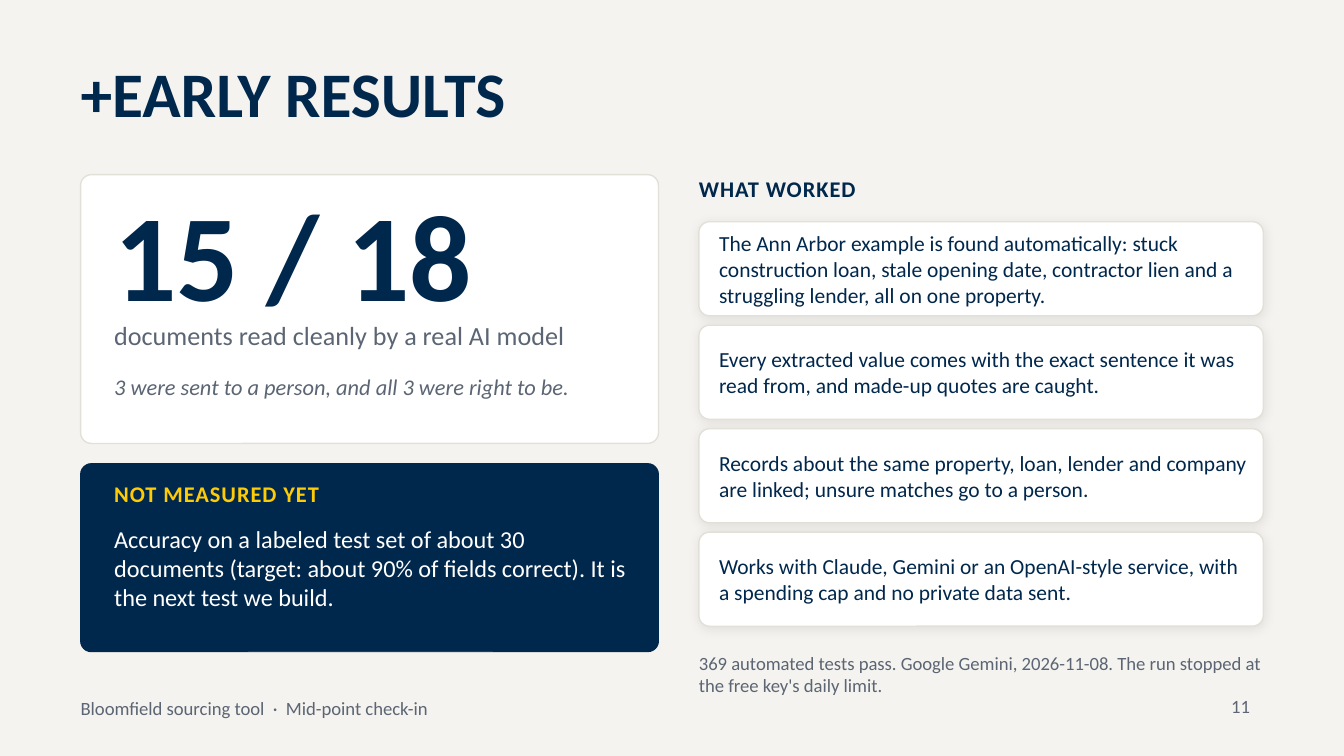
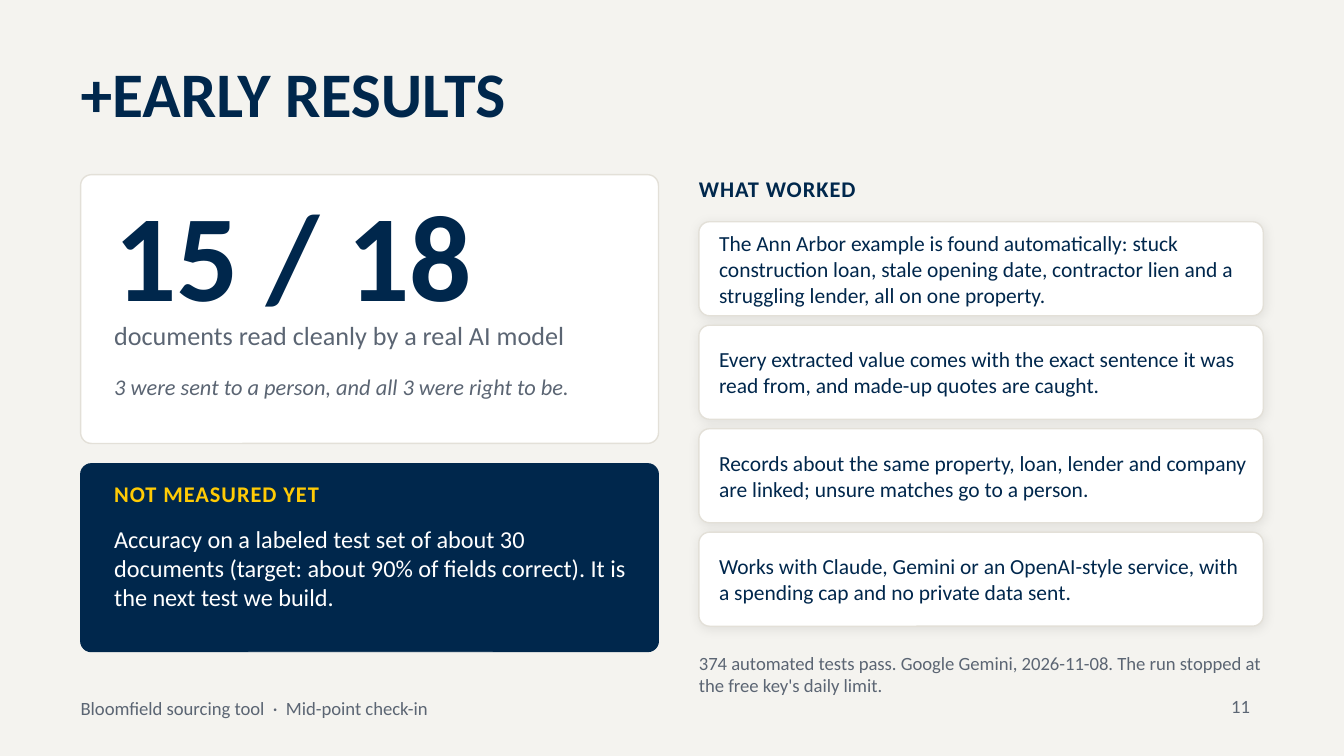
Before and after one commit to MaahikT/Bloomfield-Project-2, a slide deck: slide 11 of pipeline/demo/deck/Bloomfield_Midpoint_Deck.pptx. Drawn at 1344x756 pixels with LibreOffice and Linux fonts; fonts in the diff are those of the drawing. Boxes give left, top, right and bottom in pixels: in the first picture for what was removed or moved away, otherwise in the second. Text is boxed around its words. In the diff, an @@ line names an element or a change of style, - is before the commit and + after.

```diff
--- a/pipeline/demo/deck/Bloomfield_Midpoint_Deck.pptx
+++ b/pipeline/demo/deck/Bloomfield_Midpoint_Deck.pptx
@@ text at [699, 657, 1261, 695]: text changed @@
-369 automated tests pass. Google Gemini, 2026-11-08. The run stopped at the free key's daily limit.
+374 automated tests pass. Google Gemini, 2026-11-08. The run stopped at the free key's daily limit.
```
Also in this commit, not shown: 14 other files.
